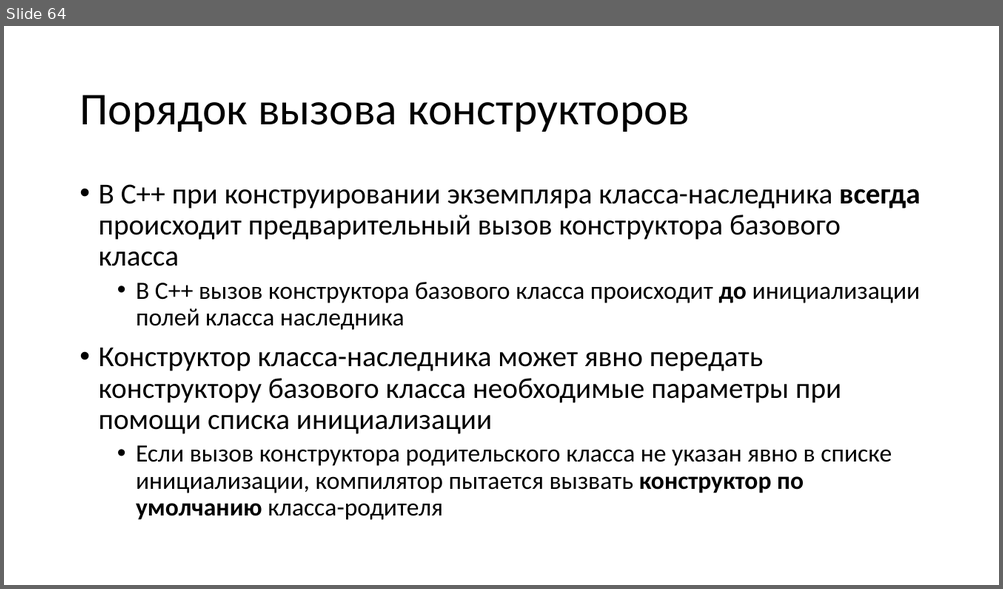
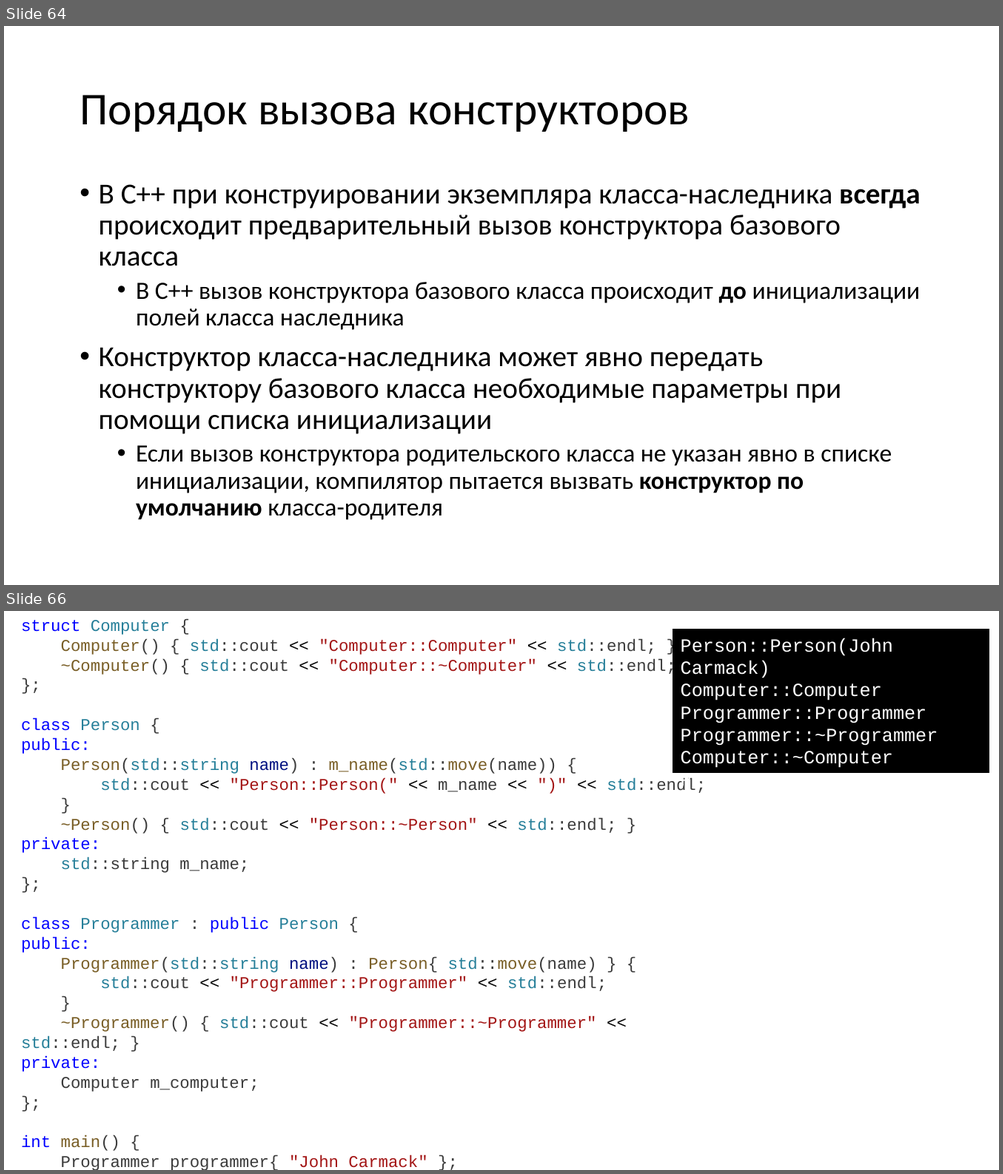
Before and after one commit to alexey-malov/oop, a slide deck: lectures/03/Наследование и полиморфизм.pptx. Shown one above the other, each under a label of ours: slide 64 before the commit, slides 64 and 66 after it; the slides between them are not shown. The pictures are 1003x589 and 1003x1174 pixels, drawn with LibreOffice and Linux fonts; fonts in the diff are those of the drawing. Boxes give left, top, right and bottom in pixels: in the first picture for what was removed or moved away, otherwise in the second. Text is boxed around its words. In the diff, an @@ line names an element or a change of style, - is before the commit and + after.

```diff
--- a/lectures/03/Наследование и полиморфизм.pptx
+++ b/lectures/03/Наследование и полиморфизм.pptx
@@ slide 66 added at bbox=[4, 611, 999, 1170], background #FFFFFF @@
@@ text added at bbox=[21, 620, 706, 1170], 16 pt, text #3B3B3B @@
+struct Computer {
+Computer() { std::cout << "Computer::Computer" << std::endl; }
+~Computer() { std::cout << "Computer::~Computer" << std::endl; }
+};
+class Person {
+public:
+Person(std::string name) : m_name(std::move(name)) {
+std::cout << "Person::Person(" << m_name << ")" << std::endl;
+}
+~Person() { std::cout << "Person::~Person" << std::endl; }
+private:
+std::string m_name;
+};
+class Programmer : public Person {
+public:
+Programmer(std::string name) : Person{ std::move(name) } {
+std::cout << "Programmer::Programmer" << std::endl;
+}
+~Programmer() { std::cout << "Programmer::~Programmer" << std::endl; }
+private:
+Computer m_computer;
+};
+int main() {
+Programmer programmer{ "John Carmack" };
+}
@@ rectangle added at bbox=[673, 629, 989, 773], fill #000000, outline #000000 1 pt, 18 pt, text #FFFFFF @@
+Person::Person(John Carmack)
+Computer::Computer
+Programmer::Programmer
+Programmer::~Programmer
+Computer::~Computer
+Person::~Person
```
Also in this commit, not shown: 9 slides changed, 8 other slides added, 8 slides removed, 11 other files.
